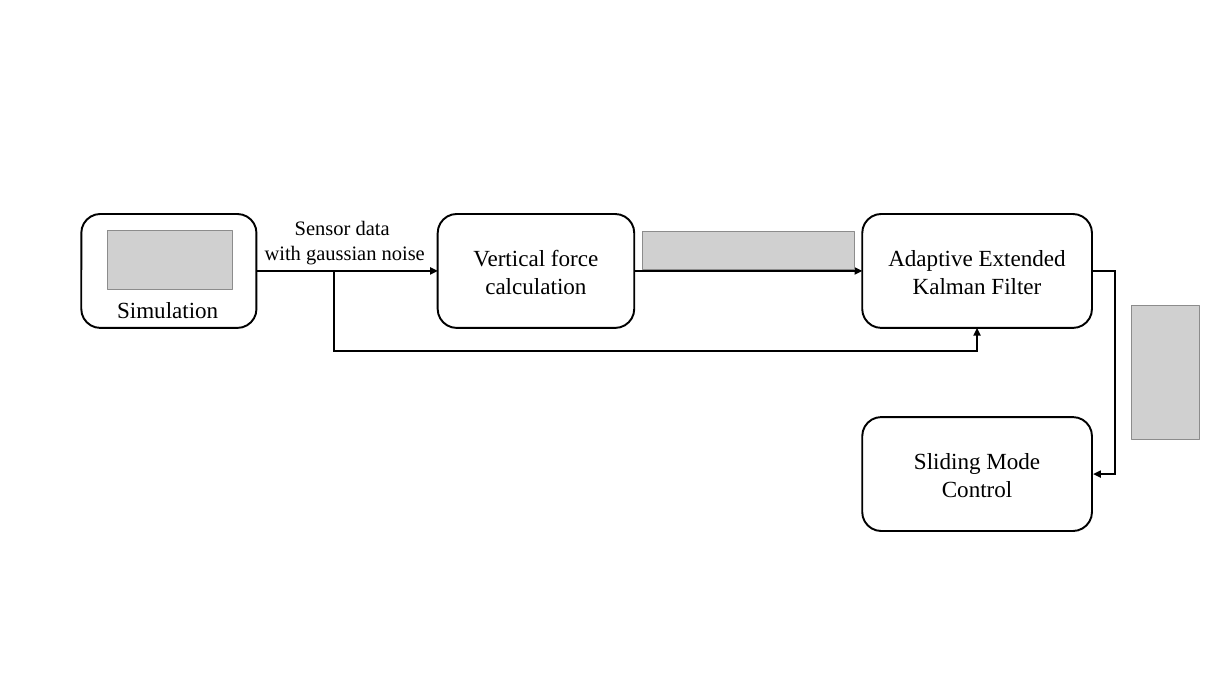
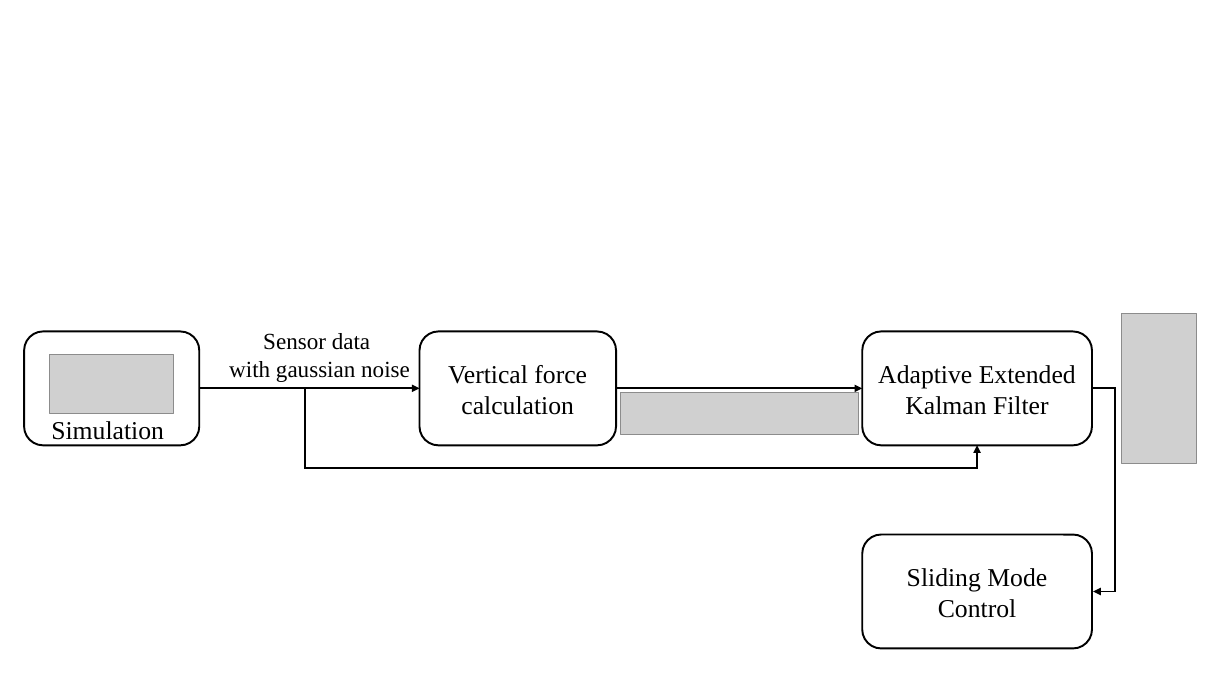
Before and after one commit to IITP-Load-Balancing-SMEET/Torque-Vectoring, a slide deck: slide 2 of Paper/논문그림.pptx. Drawn at 1232x693 pixels with LibreOffice and Linux fonts; fonts in the diff are those of the drawing; grey boxes stand for pictures. Boxes give left, top, right and bottom in pixels: in the first picture for what was removed or moved away, otherwise in the second. Text is boxed around its words. In the diff, an @@ line names an element or a change of style, - is before the commit and + after.

```diff
--- a/Paper/논문그림.pptx
+++ b/Paper/논문그림.pptx
@@ picture removed at (x1=642, y1=231, x2=854, y2=270) @@
@@ text "Sensor data" moved from (x1=265, y1=220, x2=425, y2=265) to (x1=229, y1=333, x2=410, y2=382) @@
@@ text "Sensor data" at (x1=229, y1=333, x2=410, y2=382): size 16 to 18 pt @@
@@ picture resized from (x1=1132, y1=306, x2=1201, y2=439) to (x1=1121, y1=313, x2=1197, y2=463) @@
@@ rounded rectangle moved from (x1=81, y1=214, x2=257, y2=328) to (x1=24, y1=332, x2=200, y2=445) @@
@@ picture moved from (x1=108, y1=231, x2=232, y2=290) to (x1=50, y1=355, x2=174, y2=414) @@
@@ rounded rectangle "Vertical force" moved from (x1=438, y1=214, x2=635, y2=328) to (x1=420, y1=332, x2=616, y2=445) @@
@@ rounded rectangle "Adaptive Extended Kalman Filter" moved from (x1=862, y1=214, x2=1092, y2=328) to (x1=862, y1=332, x2=1092, y2=445) @@
@@ elbow arrow moved from (257, 271) - (977, 328) to (200, 388) - (977, 445) @@
@@ arrow moved from (257, 271) - (438, 271) to (200, 388) - (420, 388) @@
@@ arrow moved from (634, 271) - (862, 271) to (616, 388) - (862, 388) @@
@@ elbow arrow moved from (1092, 271) - (1093, 474) to (1092, 388) - (1093, 592) @@
@@ size 18 to 20 pt in 4 elements at (x1=862, y1=332, x2=1092, y2=445), (x1=862, y1=534, x2=1092, y2=648), (x1=420, y1=332, x2=616, y2=445), (x1=51, y1=421, x2=164, y2=445) @@
@@ text "Simulation" moved from (x1=117, y1=302, x2=218, y2=319) to (x1=51, y1=421, x2=164, y2=445) @@
@@ picture added at (x1=621, y1=393, x2=859, y2=435) @@
@@ rounded rectangle "Sliding Mode Control" moved from (x1=862, y1=417, x2=1092, y2=531) to (x1=862, y1=534, x2=1092, y2=648) @@
```
Also in this commit, not shown: 1 slide added, 1 slide removed, 6 other files.
